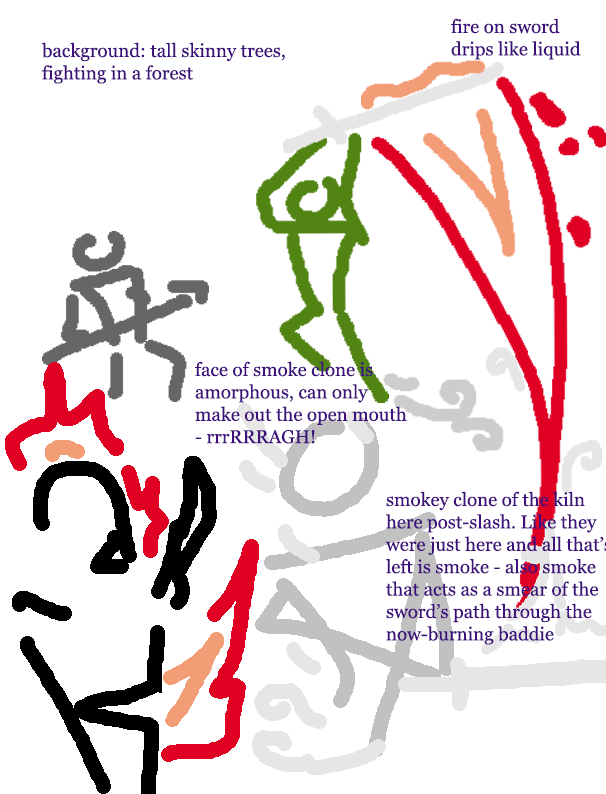
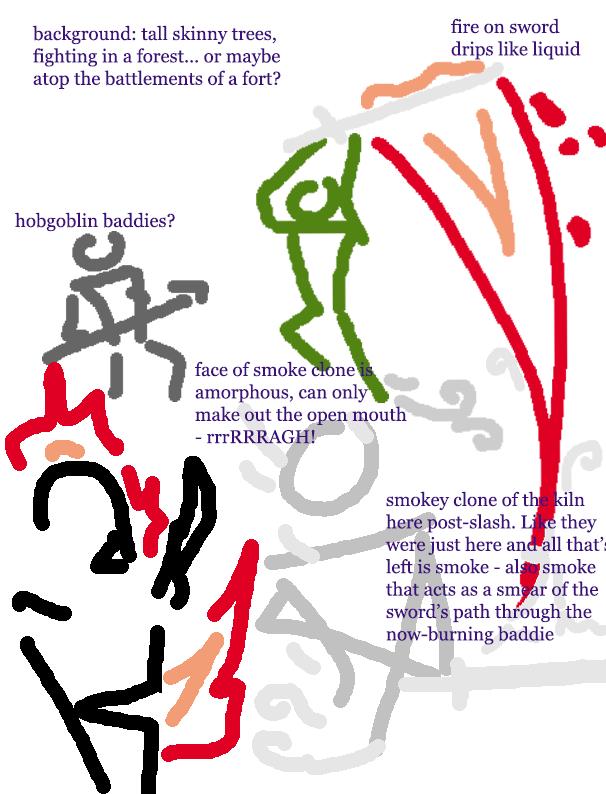
Revision of a layered 606 × 794 image; what changed, layer by layer:
added layer "hobgoblin baddies?" in group "mockup 3" over [left=15, top=212, right=175, bottom=232]
renamed "background: tall skinny trees, fighting in a forest" to "background: tall skinny trees, fighting in a forest... or maybe", painted on it over [left=32, top=25, right=285, bottom=89]
